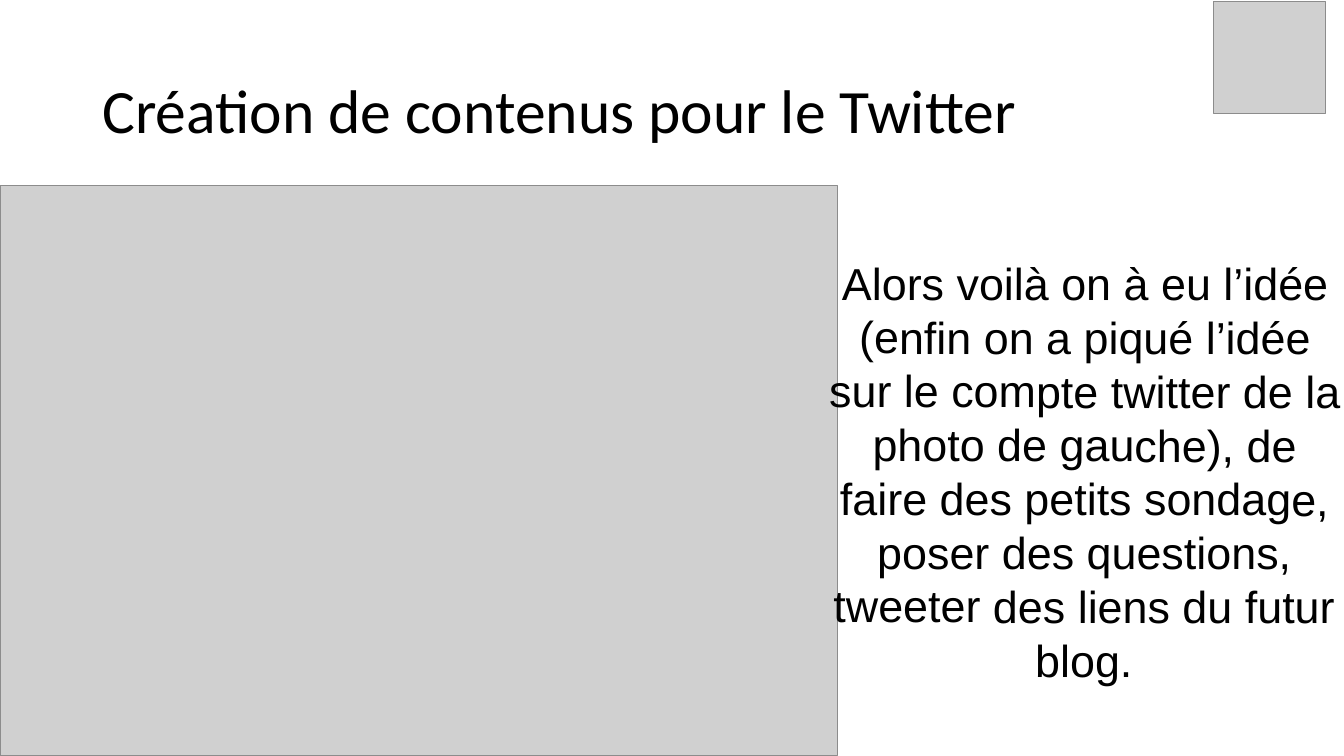
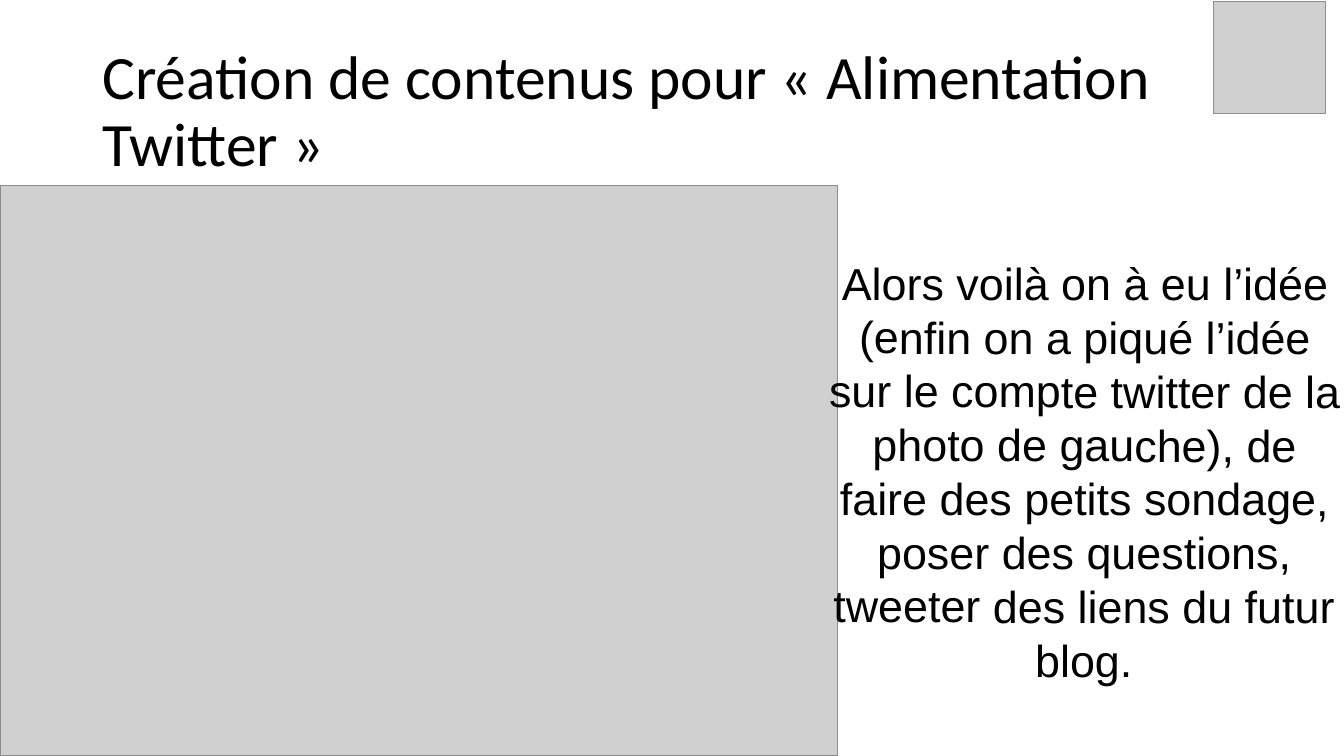
Before and after one commit to yes-we-web/Git-moi-tout, a slide deck: slide 6 of GIT-moi-tout.pptx (slide 5 before the commit). Drawn at 1344x756 pixels with LibreOffice and Linux fonts; fonts in the diff are those of the drawing; grey boxes stand for pictures. Boxes give left, top, right and bottom in pixels: in the first picture for what was removed or moved away, otherwise in the second. Text is boxed around its words. In the diff, an @@ line names an element or a change of style, - is before the commit and + after.

```diff
--- a/GIT-moi-tout.pptx
+++ b/GIT-moi-tout.pptx
@@ text at (102, 56, 1149, 167): text changed @@
-Création de contenus pour le Twitter
+Création de contenus pour « Alimentation Twitter »
```
Also in this commit, not shown: 4 other slides changed, 1 slide added.
